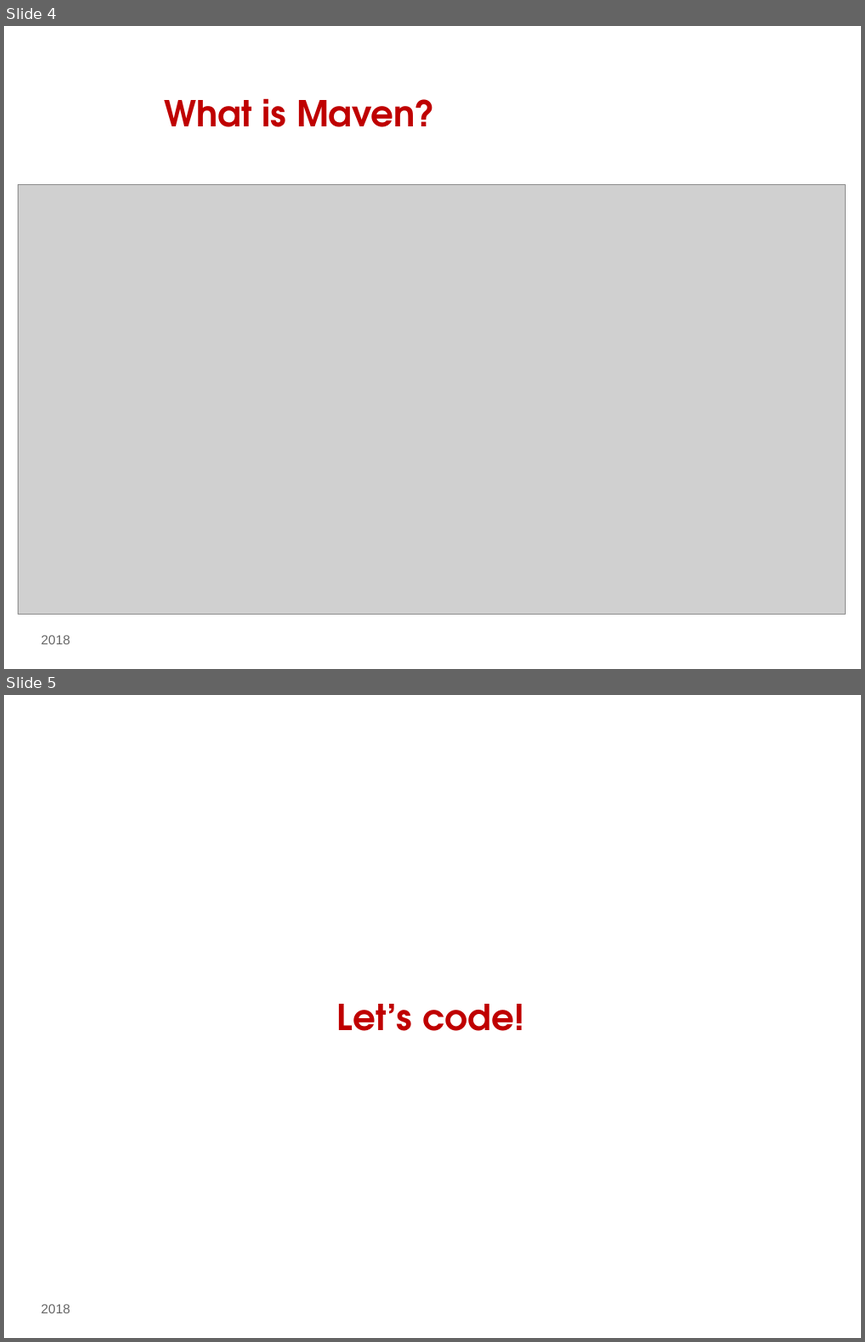
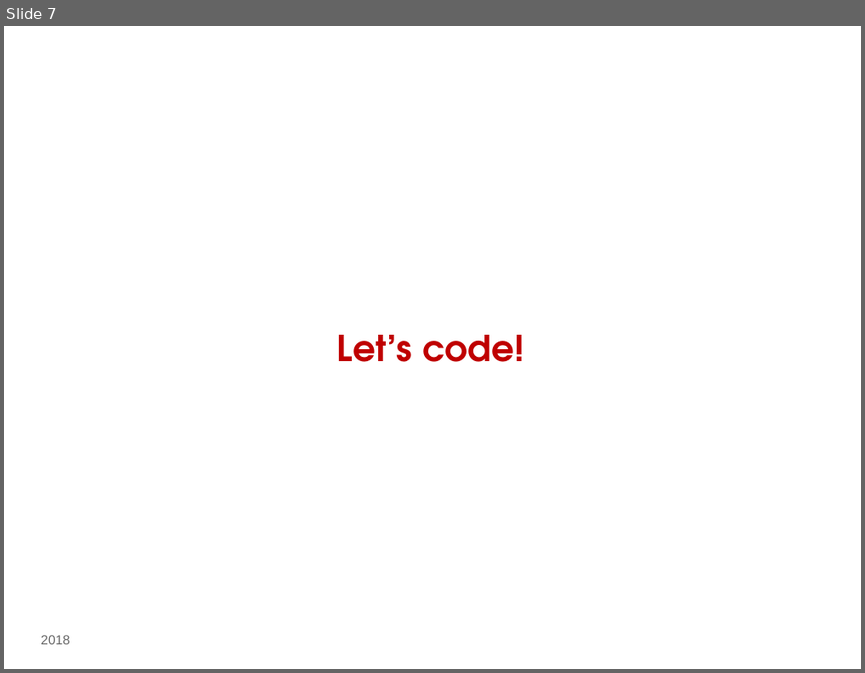
Before and after one commit to valentinusilalahi/java-training-DOKU, a slide deck: Java Collections.pptx. Shown one above the other, each under a label of ours: slides 4 and 5 before the commit, slide 7 after it. The pictures are 865x1342 and 865x673 pixels, drawn with LibreOffice and Linux fonts; fonts in the diff are those of the drawing; grey boxes stand for pictures; background and template pictures are left out. Boxes give left, top, right and bottom in pixels: in the first picture for what was removed or moved away, otherwise in the second. Text is boxed around its words. In the diff, an @@ line names an element or a change of style, - is before the commit and + after.

```diff
--- a/Java Collections.pptx
+++ b/Java Collections.pptx
@@ slide 4 removed at (4,26,861,669), background picture (left out) @@
@@ title removed at (165,98,435,127) @@
-What is Maven?
@@ picture removed at (18,184,846,613) @@
@@ text removed at (41,635,70,644) @@
-2018
@@ what was slide 5 is now slide 7 @@
```
Also in this commit, not shown: 3 slides changed, 4 slides added, 4 other slides removed, 12 other files.
